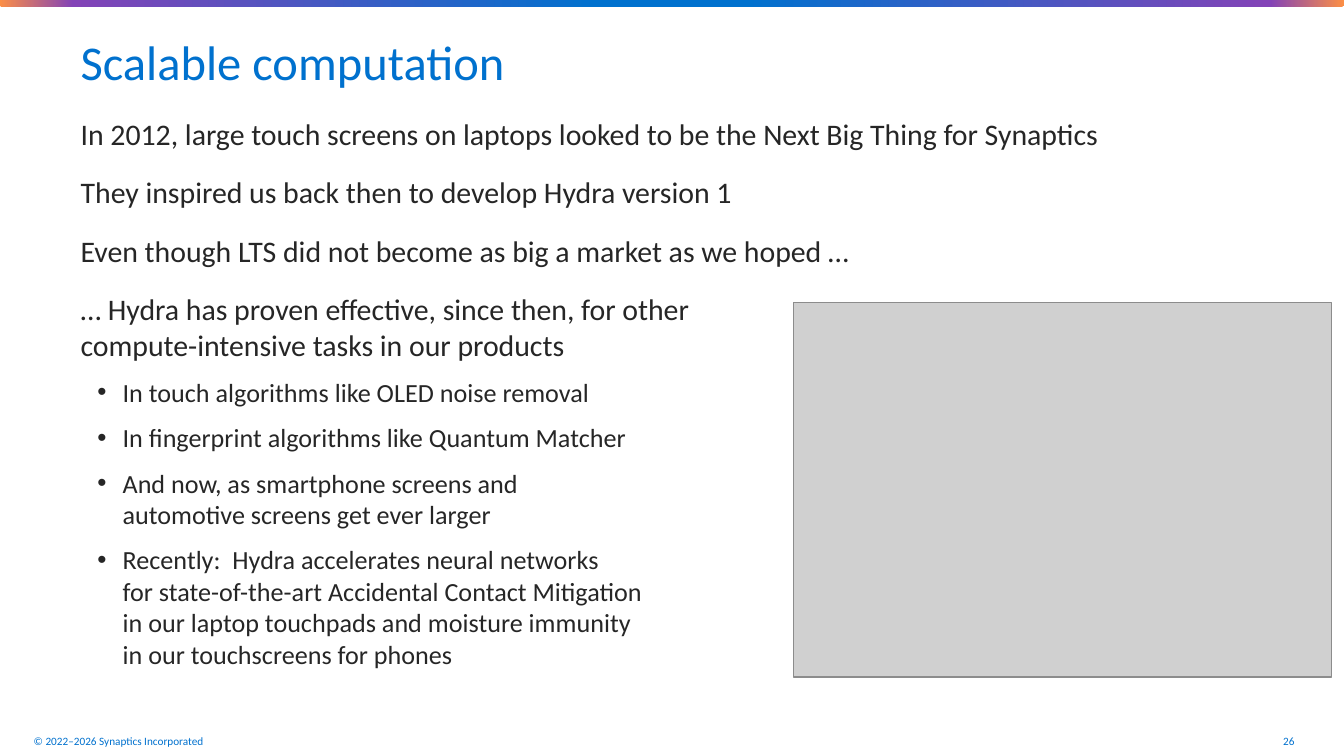
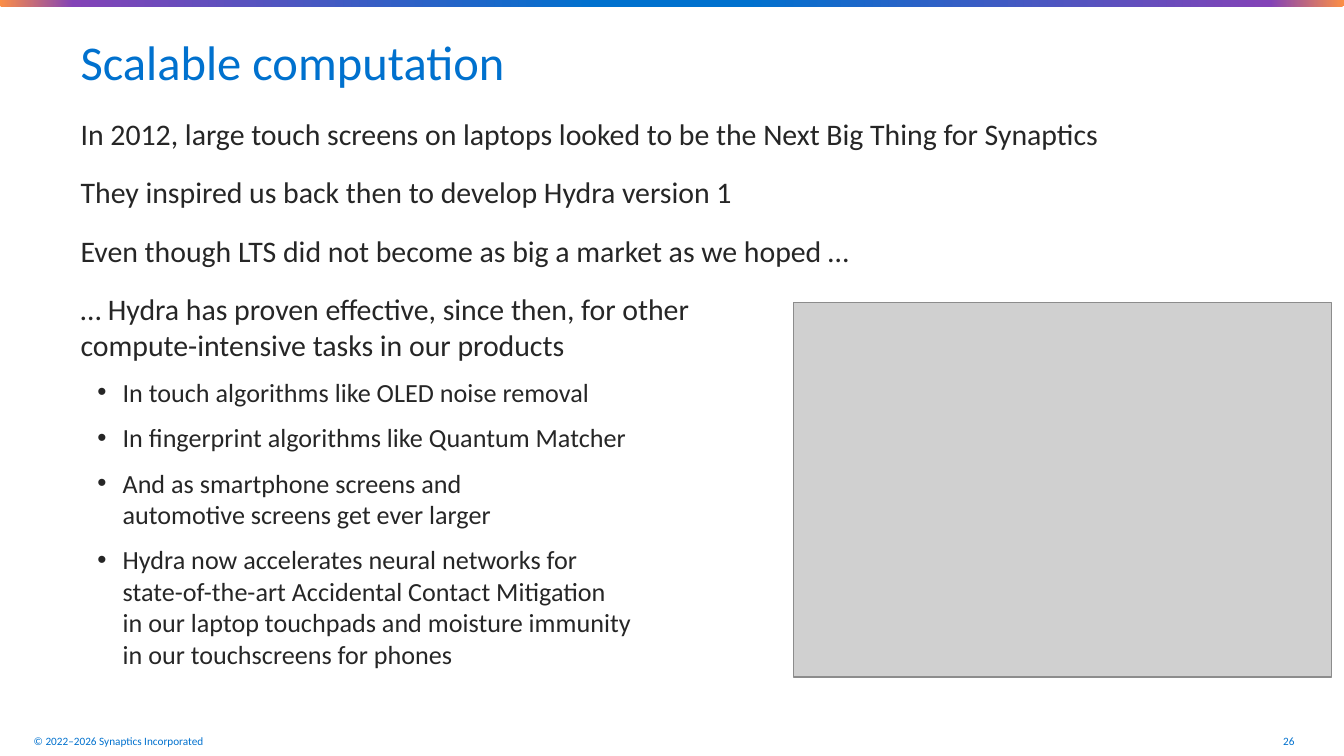
Before and after one commit to synaptics-public/synaptics-hydra, a slide deck: slide 26 of doc/hydra4-architecture-overview.pptx. Drawn at 1344x756 pixels with LibreOffice and Linux fonts; fonts in the diff are those of the drawing; grey boxes stand for pictures; background and template pictures are left out. Boxes give left, top, right and bottom in pixels: in the first picture for what was removed or moved away, otherwise in the second. Text is boxed around its words. In the diff, an @@ line names an element or a change of style, - is before the commit and + after.

Commit message:
Various improvements to the Hydra slide deck.

```diff
--- a/doc/hydra4-architecture-overview.pptx
+++ b/doc/hydra4-architecture-overview.pptx
@@ text at bbox=[123, 475, 631, 669]: text changed @@
-  • And now, as smartphone screens and
-    automotive screens get ever larger
-  • Recently: Hydra accelerates neural networks
-    for state-of-the-art Accidental Contact Mitigation
-    in our laptop touchpads and moisture immunity
-    in our touchscreens for phones
+  • And as smartphone screens and
+    automotive screens get ever larger
+  • Hydra now accelerates neural networks for
+    state-of-the-art Accidental Contact Mitigation
+    in our laptop touchpads and moisture immunity
+    in our touchscreens for phones
```
Also in this commit, not shown: 52 other slides changed, 2 slides added, 1 other file.
